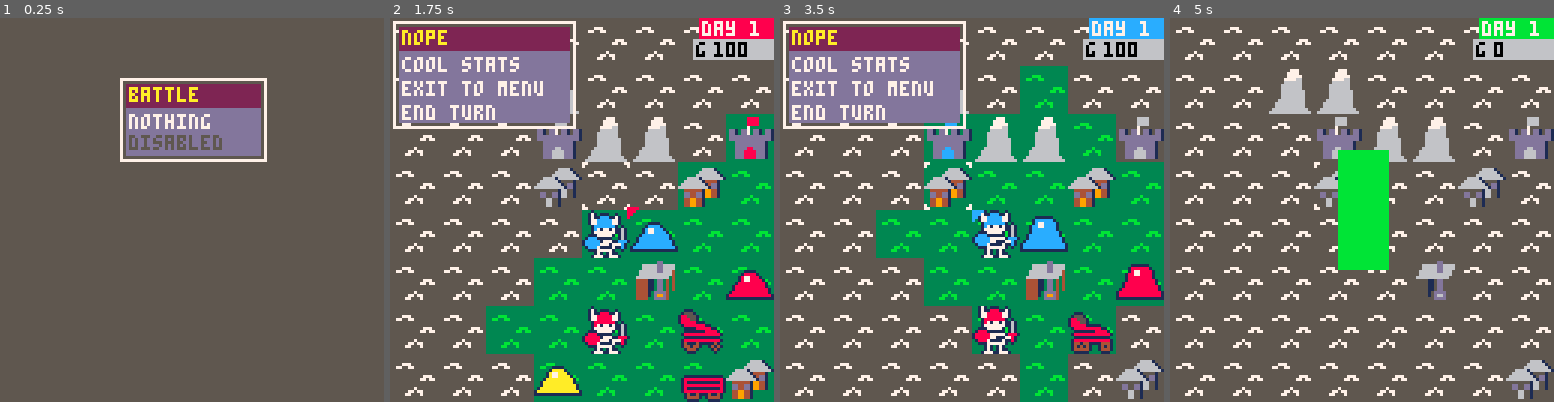
Above: before the commit, frames 1-4 (left to right).
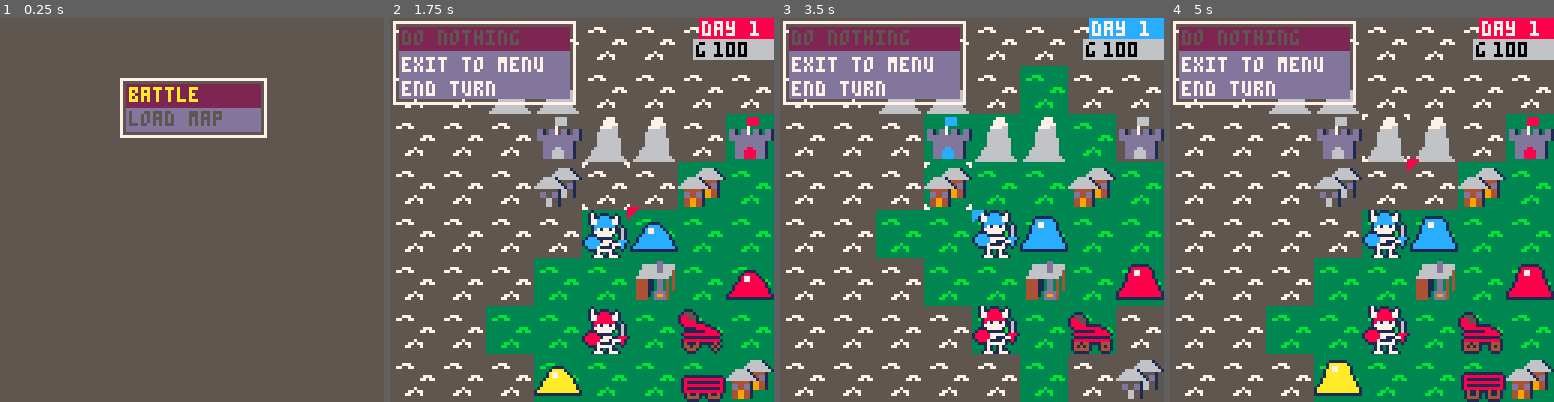
Above: after the commit, the same moments.

Repository: Cuttleshock/PICO-8-projects
Game: PICO-8 cartridge wars.p8
The game is run twice, just before and just after one commit, with the same random seed, the same clock (stepped at 60 frames per second) and the same inputs.
Inputs:
- Up to frame 1 (0.25 s): no input
- Up to frame 2 (1.75 s): tap X (X key) at 0.33, 1.07 s; tap O (Z key) at 0.7, 1.7 s; hold Right from 1.6 s (still down)
- Up to frame 3 (3.5 s): tap X (X key) at 1.85, 2.97 s; release Right at 2.1 s; tap O (Z key) every 0.4 s from 2.1 to 3.3 s; hold Up 2.15-2.42 s; hold Right 2.47-3.03 s; hold Left from 3.08 s (still down)
- Up to frame 4 (5 s): release Left at 3.58 s; hold Down 3.63-3.97 s; tap O (Z key) every 0.4 s from 3.7 to 4.9 s; hold Right 4.02-4.68 s; tap X (X key) at 4.08 s; hold Up from 4.73 s (still down)

The runs differ from the first frame. In frame 1, 2.9% of the frame differs, in the area x 31-70%, y 24-38%; in frame 2, 4.9%; in frame 3, 4.9%; in frame 4, 46%, in the area x 0-100%, y 0-100%.

Commit message:
Remove unused dummy menu items (except one in battle_menu, which helps prevent you accidentally clicking away from the battle)

Diff:
--- a/wars.p8
+++ b/wars.p8
@@ -204,14 +204,12 @@
 
 main_menu = {
 	{ text='battle', cb=(function () push_game_state(STATE_G_BATTLE, init_battle) end) },
-	{ text='nothing', cb=noop, stay=true },
-	{ text='disabled', cb=noop, disabled=true },
+	{ text='load map', cb=noop, disabled=true },
 	sticky=true,
 }
 
 battle_menu = {
-	{ text='nope', cb=noop, stay=true },
-	{ text='cool stats', cb=noop, stay=true },
+	{ text='do nothing', cb=noop, disabled=true },
 	{ text='exit to menu', cb=(function () push_game_state(STATE_G_MAIN_MENU, init_main_menu) end) },
 	{ text='end turn', cb=(function () end_turn() end) },
 }
